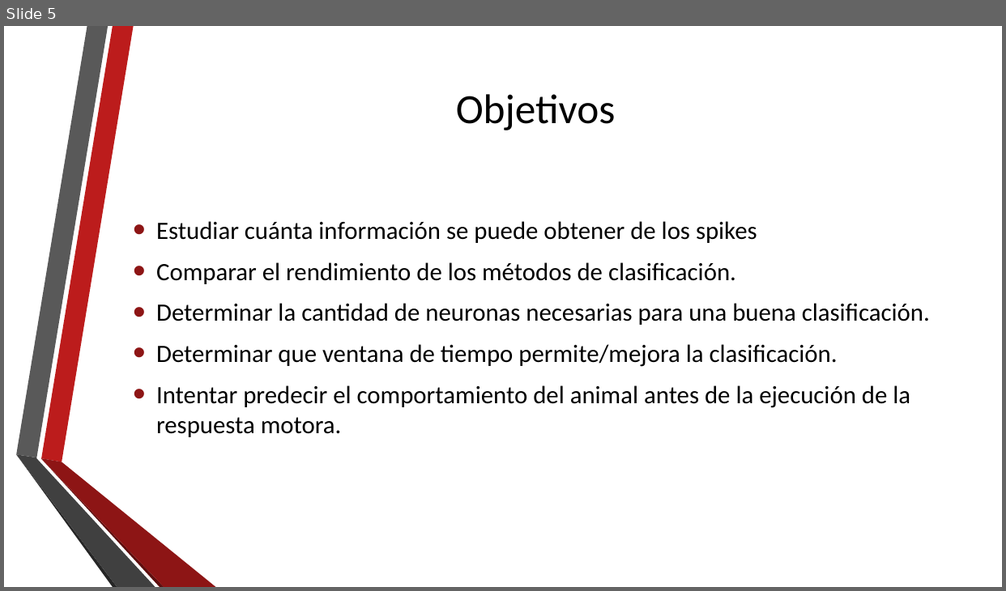
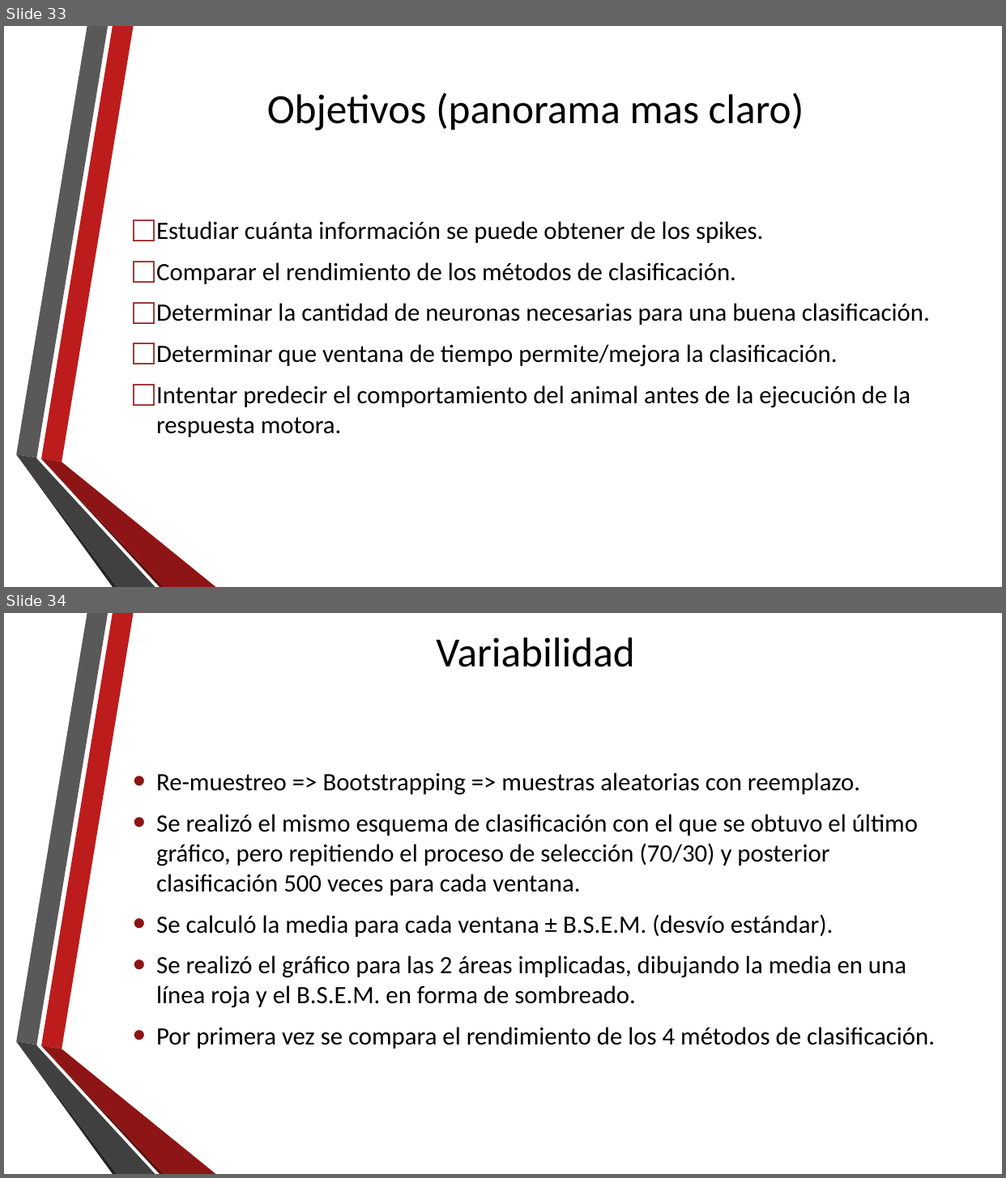
Before and after one commit to neozero86/tesis-megea, a slide deck: Presentacion/PresentacionTesis.pptx. Shown one above the other, each under a label of ours: slide 5 before the commit, slides 33 and 34 after it. The pictures are 1006x591 and 1006x1178 pixels, drawn with LibreOffice and Linux fonts; fonts in the diff are those of the drawing; background and template pictures are left out. Boxes give left, top, right and bottom in pixels: in the first picture for what was removed or moved away, otherwise in the second. Text is boxed around its words. In the diff, an @@ line names an element or a change of style, - is before the commit and + after.

Commit message:
Terminando primera pasada de la presentacion =)

```diff
--- a/Presentacion/PresentacionTesis.pptx
+++ b/Presentacion/PresentacionTesis.pptx
@@ slide 34 added at (x1=4, y1=613, x2=1002, y2=1174), background picture (left out); not listed: 6 template elements that a slide beside it also shows @@
@@ title added at (x1=436, y1=637, x2=635, y2=667), 40 pt, text #000000 @@
+Variabilidad
@@ text added at (x1=156, y1=773, x2=935, y2=1049), 24 pt, text #000000 @@
+• Re-muestreo => Bootstrapping => muestras aleatorias con reemplazo.
+• Se realizó el mismo esquema de clasificación con el que se obtuvo el último gráfico, pero repitiendo el proceso de selección (70/30) y posterior clasificación 500 veces para cada ventana.
+• Se calculó la media para cada ventana ± B.S.E.M. (desvío estándar).
+• Se realizó el gráfico para las 2 áreas implicadas, dibujando la media en una línea roja y el B.S.E.M. en forma de sombreado.
+• Por primera vez se compara el rendimiento de los 4 métodos de clasificación.
@@ what was slide 5 is now slide 33 @@
@@ slide 33 changed as well @@
@@ title at (x1=267, y1=92, x2=804, y2=130): text changed @@
-Objetivos
+Objetivos (panorama mas claro)
@@ text at (x1=156, y1=221, x2=763, y2=243): text changed @@
-• Estudiar cuánta información se puede obtener de los spikes
+□ Estudiar cuánta información se puede obtener de los spikes.
@@ text at (x1=156, y1=263, x2=930, y2=437): bullet • to □ @@
```
Also in this commit, not shown: 2 other slides changed, 52 other slides added, 1 slide removed, 3 other files.
